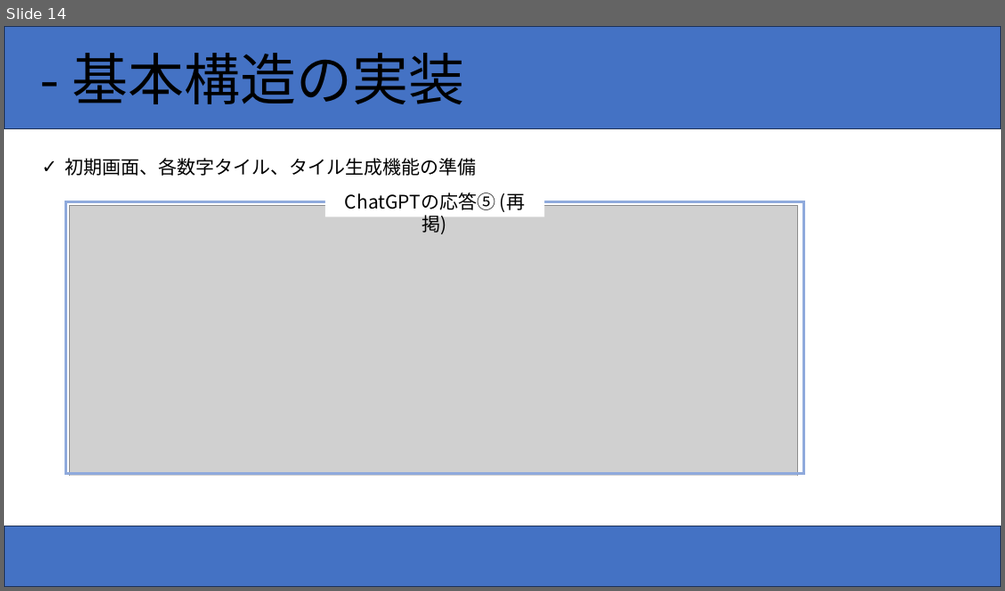
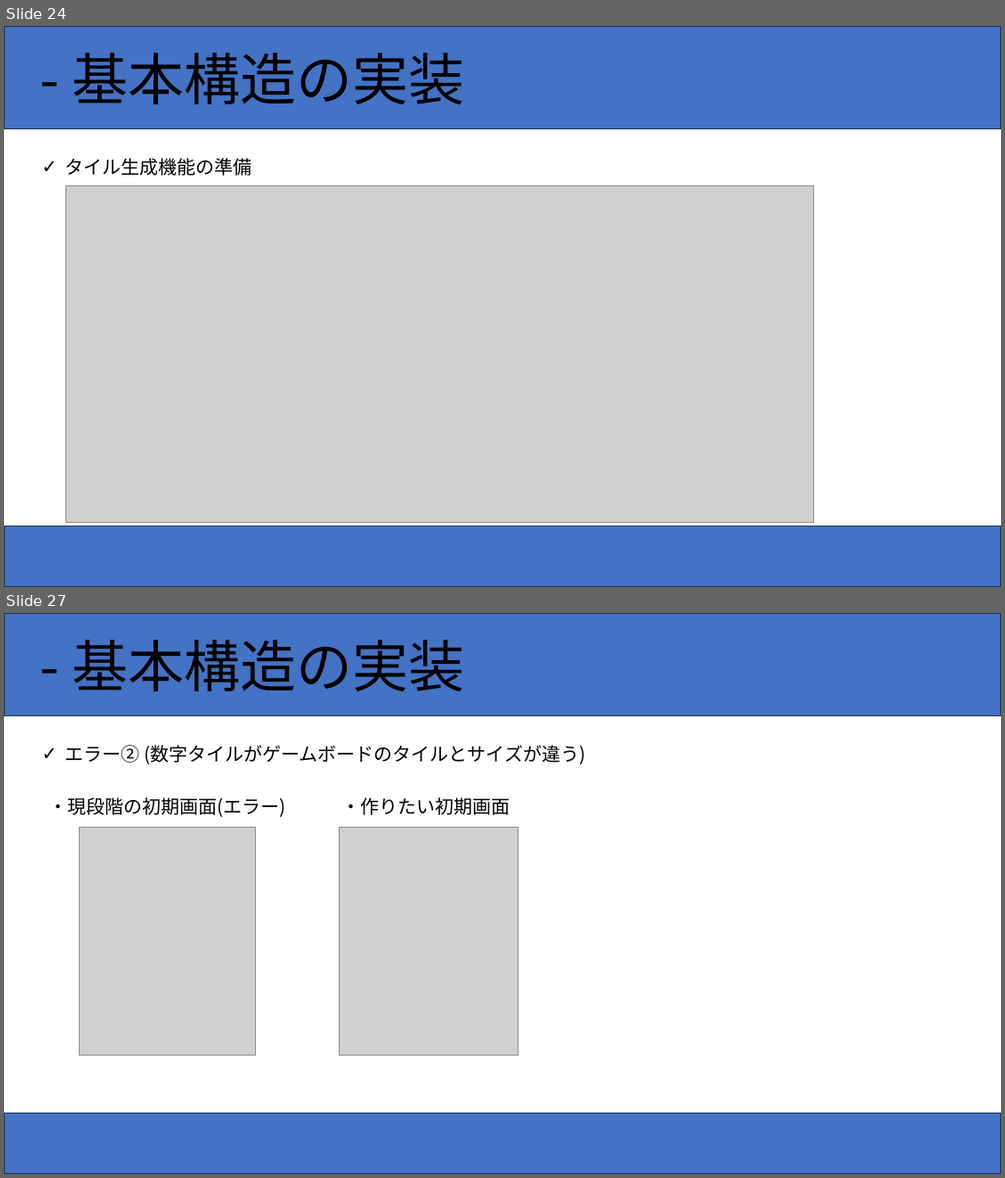
Before and after one commit to RintaroooTobita/2048chatgpt, a slide deck: ChatGPTを用いてゲームを作ろう！.pptx. Shown one above the other, each under a label of ours: slide 14 before the commit, slides 24 and 27 after it; the slides between them are not shown. The pictures are 1005x591 and 1005x1178 pixels, drawn with LibreOffice and Linux fonts; fonts in the diff are those of the drawing; grey boxes stand for pictures. Boxes give left, top, right and bottom in pixels: in the first picture for what was removed or moved away, otherwise in the second. Text is boxed around its words. In the diff, an @@ line names an element or a change of style, - is before the commit and + after.

```diff
--- a/ChatGPTを用いてゲームを作ろう！.pptx
+++ b/ChatGPTを用いてゲームを作ろう！.pptx
@@ slide 27 added at (4, 613, 1001, 1174), background #FFFFFF @@
@@ rectangle added at (4, 613, 1001, 716), fill #4472C4, outline #1E3256 1 pt, 54 pt, text #000000 @@
+- 基本構造の実装
@@ text added at (65, 745, 585, 764), 18 pt, text #000000 @@
+✓ エラー② (数字タイルがゲームボードのタイルとサイズが違う)
@@ text added at (48, 797, 285, 817), 18 pt, text #000000 @@
+・現段階の初期画面(エラー)
@@ text added at (341, 797, 510, 815), 18 pt, text #000000 @@
+・作りたい初期画面
@@ picture added at (80, 827, 256, 1055) @@
@@ picture added at (339, 827, 518, 1055) @@
@@ rectangle added at (4, 1113, 1001, 1174), fill #4472C4, outline #1E3256 1 pt @@
@@ what was slide 14 is now slide 24 @@
@@ slide 24 changed as well @@
@@ text at (65, 158, 252, 176): text changed @@
-✓ 初期画面、各数字タイル、タイル生成機能の準備
+✓ タイル生成機能の準備
@@ picture: place and size @@
-picture at (70, 206, 798, 510)
+picture at (65, 185, 813, 523)
@@ rectangle removed at (66, 201, 804, 473) @@
@@ rectangle removed at (325, 187, 544, 216) @@
-ChatGPTの応答⑤ (再掲)
@@ rectangle removed at (57, 475, 824, 543) @@
```
Also in this commit, not shown: 1 other slide changed, 13 other slides added.
